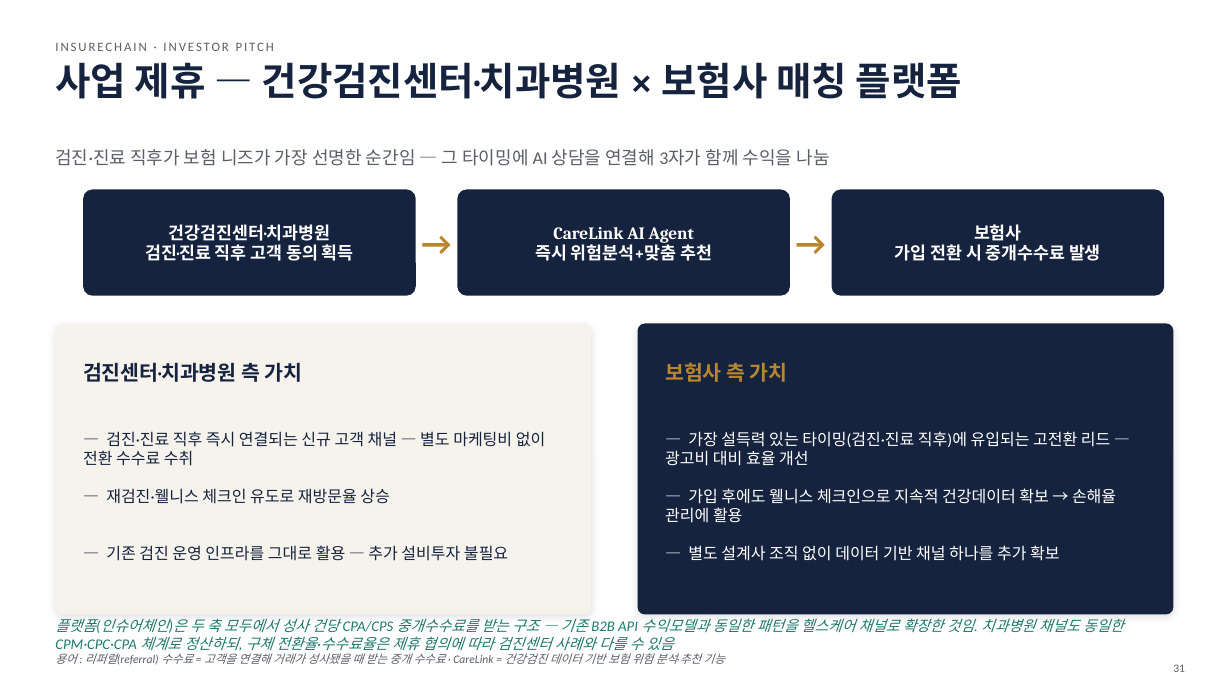
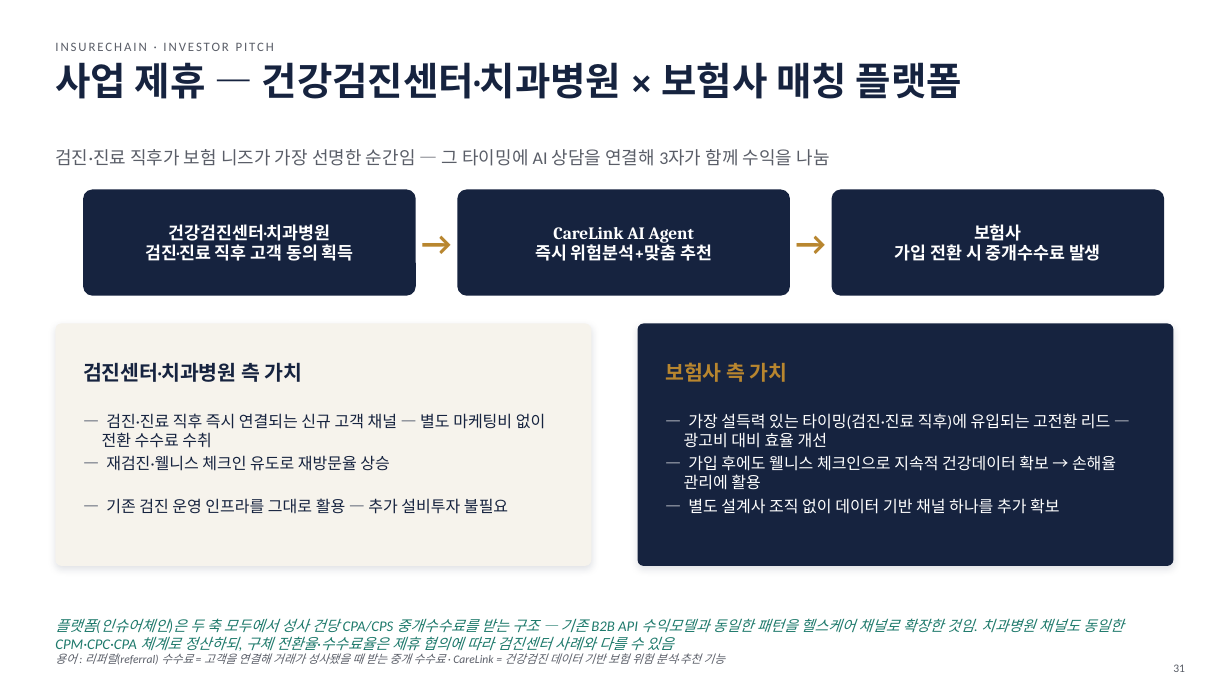
Before and after one commit to leeyonsei78/capstone_project_alpha, a slide deck: slide 31 of 인슈어체인_투자피칭_발표자료.pptx. Drawn at 1232x693 pixels with LibreOffice and Linux fonts; fonts in the diff are those of the drawing. Boxes give left, top, right and bottom in pixels: in the first picture for what was removed or moved away, otherwise in the second. Text is boxed around its words. In the diff, an @@ line names an element or a change of style, - is before the commit and + after.

```diff
--- a/인슈어체인_투자피칭_발표자료.pptx
+++ b/인슈어체인_투자피칭_발표자료.pptx
@@ rounded rectangle: place and size @@
-rounded rectangle at bbox=[55, 323, 592, 615]
+rounded rectangle at bbox=[55, 323, 592, 566]
@@ rounded rectangle: place and size @@
-rounded rectangle at bbox=[638, 323, 1174, 615]
+rounded rectangle at bbox=[638, 323, 1174, 566]
@@ text "— 검진·진료 직후 즉시 연결되는 ...": place and size @@
-text "— 검진·진료 직후 즉시 연결되는 ..." at bbox=[83, 431, 545, 466]
+text "— 검진·진료 직후 즉시 연결되는 ..." at bbox=[102, 413, 545, 448]
@@ text "— 가장 설득력 있는 타이밍(검진·진료 ...": place and size @@
-text "— 가장 설득력 있는 타이밍(검진·진료 ..." at bbox=[665, 431, 1110, 466]
+text "— 가장 설득력 있는 타이밍(검진·진료 ..." at bbox=[684, 413, 1110, 448]
@@ text "— 재검진·웰니스 체크인 유도로 재방문율 ...": place and size @@
-text "— 재검진·웰니스 체크인 유도로 재방문율 ..." at bbox=[106, 488, 389, 504]
+text "— 재검진·웰니스 체크인 유도로 재방문율 ..." at bbox=[106, 455, 389, 471]
@@ text "— 가입 후에도 웰니스 체크인으로 ...": place and size @@
-text "— 가입 후에도 웰니스 체크인으로 ..." at bbox=[665, 488, 1116, 523]
+text "— 가입 후에도 웰니스 체크인으로 ..." at bbox=[684, 455, 1116, 490]
@@ text "— 기존 검진 운영 인프라를 ...": place and size @@
-text "— 기존 검진 운영 인프라를 ..." at bbox=[106, 545, 508, 561]
+text "— 기존 검진 운영 인프라를 ..." at bbox=[106, 498, 508, 514]
@@ indent changed; more space between paragraphs in 6 elements at bbox=[102, 413, 545, 448], bbox=[684, 413, 1110, 448], bbox=[106, 455, 389, 471], bbox=[684, 455, 1116, 490], bbox=[106, 498, 508, 514], bbox=[688, 498, 1059, 514] @@
@@ text "— 별도 설계사 조직 없이 ...": place and size @@
-text "— 별도 설계사 조직 없이 ..." at bbox=[688, 545, 1059, 561]
+text "— 별도 설계사 조직 없이 ..." at bbox=[688, 498, 1059, 514]
```
Also in this commit, not shown: 22 other slides changed, 1 other file.
